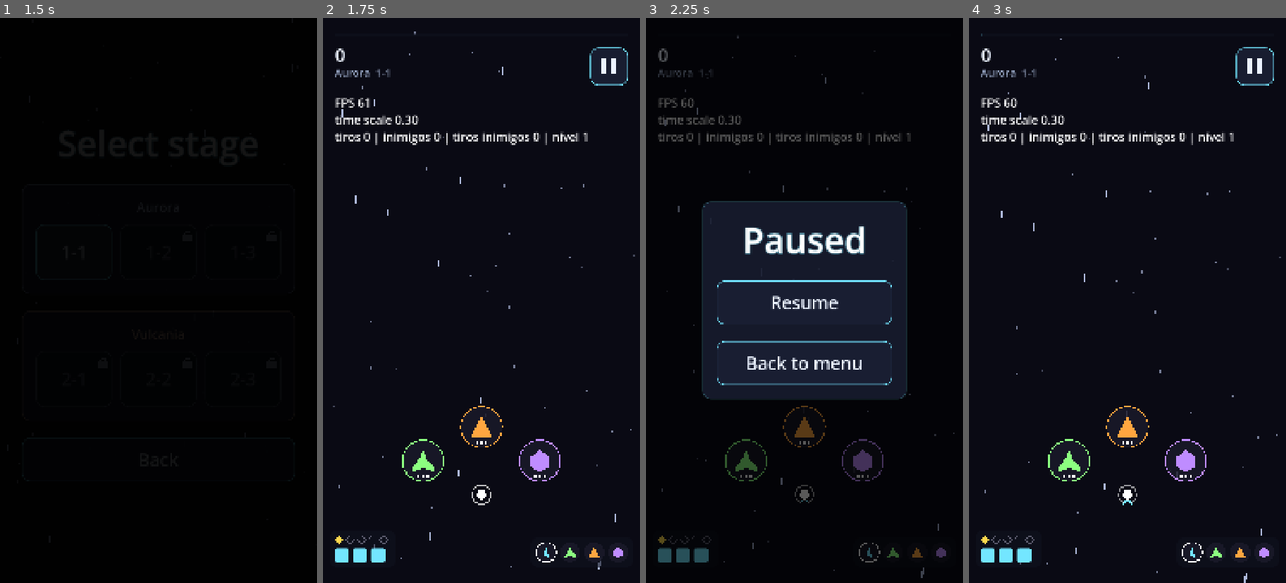
Above: before the commit, frames 1-4 (left to right).
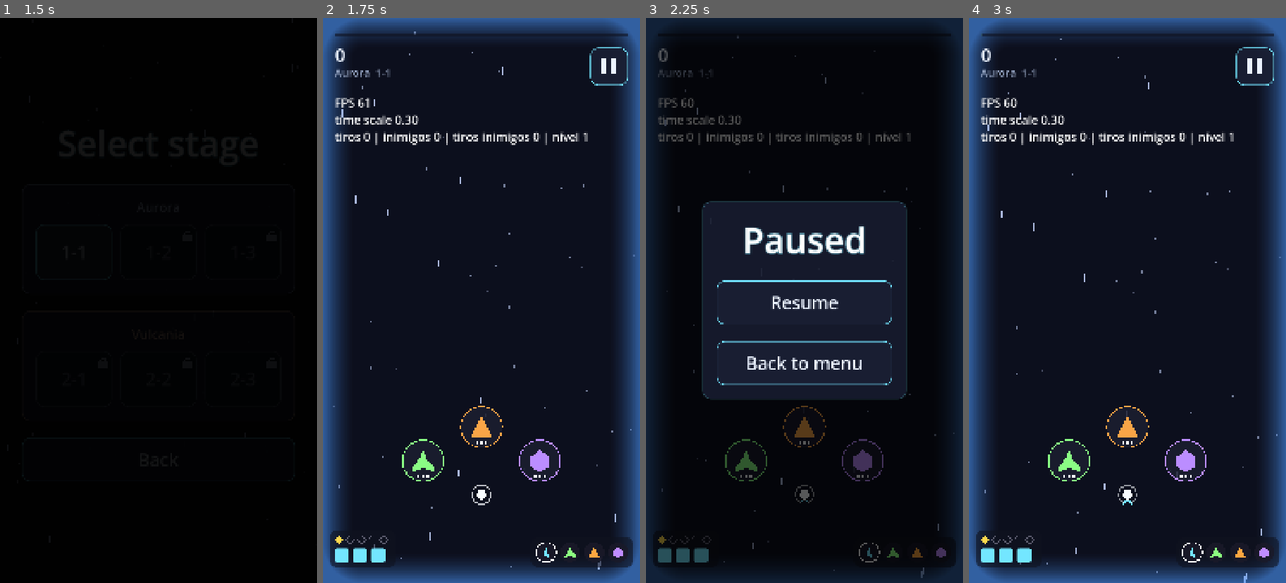
Above: after the commit, the same moments.

Repository: GDPonsoni/Nucleon-Squad-3D
Game: Godot game, scene res://scenes/menu.tscn
Two runs of this game, one before a commit and one after it. Both use one fixed random seed, a clock stepped at 60 frames per second and the inputs below.
Inputs (mouse positions are in pixels of both pictures, inside the frame that each line leads up to):
- Up to frame 1 (1.5 s): click "Play" at 0.5 s; click (72, 249) at 1.25 s
- Up to frame 2 (1.75 s): no input
- Up to frame 3 (2.25 s): click (931, 68) at 2 s
- Up to frame 4 (3 s): click "Resume" at 2.75 s

Frame 1 is identical in both runs. In frame 2, 21% of the frame differs, in the area x 0-100%, y 0-100%; in frame 3, 12%; in frame 4, 21%.

Commit message:
feat(ui): deixa a câmera lenta visível com moldura azul nas bordas
SlowMotionOverlay desenha (via shader) uma moldura azulada de cantos
arredondados e um leve tom na tela, com intensidade que acompanha o
time scale. Fica acima do jogo e abaixo do HUD.

Co-Authored-By: Claude Opus 5.5 <noreply@anthropic.com>

Diff:
--- a/scripts/core/game.gd
+++ b/scripts/core/game.gd
@@ -109,6 +109,10 @@
 	combat.player_hit.connect(_on_player_hit)
 	combat.powerup_collected.connect(_on_powerup_collected)
 
+	var slow_overlay := SlowMotionOverlay.new()
+	slow_overlay.name = "SlowMotionOverlay"
+	add_child(slow_overlay)
+
 	hud = Hud.new()
 	hud.name = "Hud"
 	add_child(hud)
--- a/scripts/core/params.gd
+++ b/scripts/core/params.gd
@@ -73,6 +73,7 @@
 # --- Câmera lenta ---
 var slow_time_scale: float = 0.3
 var time_scale_smooth_seconds: float = 0.1  # duração da transição, em tempo real
+var slow_motion_tint: Color = Color(0.3, 0.6, 1.0, 0.6)  # vinheta nas bordas (alfa = força máxima)
 
 # --- Nave ---
 var ship_speed: float = 3000.0  # px/s máximos (escalado pelo time scale)
--- /dev/null
+++ b/scripts/ui/slow_motion_overlay.gd
@@ -0,0 +1,42 @@
+class_name SlowMotionOverlay
+extends CanvasLayer
+## Vinheta azulada nas bordas da tela durante a câmera lenta.
+## A intensidade acompanha o time scale (0 no normal, 1 no lento).
+
+const SHADER_CODE: String = """
+shader_type canvas_item;
+
+uniform vec4 tint : source_color;
+uniform float intensity = 0.0;
+uniform vec2 band = vec2(0.25, 0.14);  // largura da moldura em fração da meia tela (x, y)
+uniform float center_alpha = 0.06;  // leve tom na tela toda
+
+void fragment() {
+	// Moldura de cantos arredondados: 0 no miolo, 1 na borda da tela
+	vec2 q = max(abs(UV - vec2(0.5)) * 2.0 - (vec2(1.0) - band), vec2(0.0)) / band;
+	float edge = clamp(length(q), 0.0, 1.0);
+	COLOR = vec4(tint.rgb, tint.a * intensity * max(edge * edge, center_alpha));
+}
+"""
+
+var _material: ShaderMaterial
+
+
+func _ready() -> void:
+	layer = 5  # acima do jogo, abaixo do HUD
+	var shader := Shader.new()
+	shader.code = SHADER_CODE
+	_material = ShaderMaterial.new()
+	_material.shader = shader
+	_material.set_shader_parameter("tint", Params.slow_motion_tint)
+
+	var rect := ColorRect.new()
+	rect.set_anchors_preset(Control.PRESET_FULL_RECT)
+	rect.mouse_filter = Control.MOUSE_FILTER_IGNORE
+	rect.material = _material
+	add_child(rect)
+
+
+func _process(_delta: float) -> void:
+	var intensity: float = clampf((1.0 - Engine.time_scale) / (1.0 - Params.slow_time_scale), 0.0, 1.0)
+	_material.set_shader_parameter("intensity", intensity)
Not shown, added: scripts/ui/slow_motion_overlay.gd.uid
